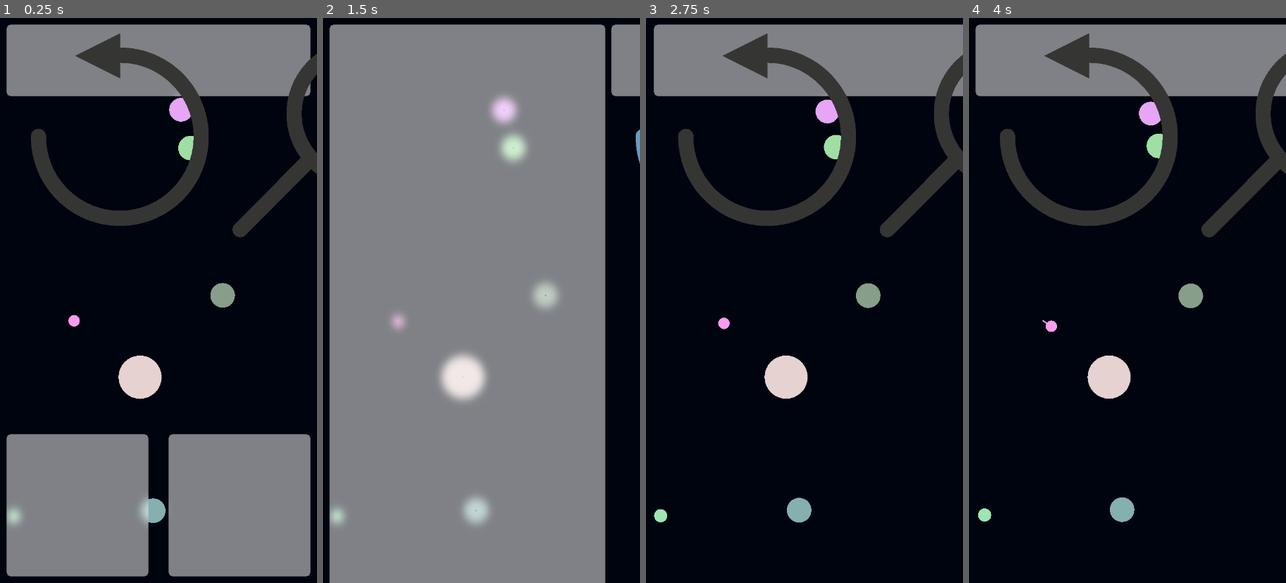
Above: before the commit, frames 1-4 (left to right).
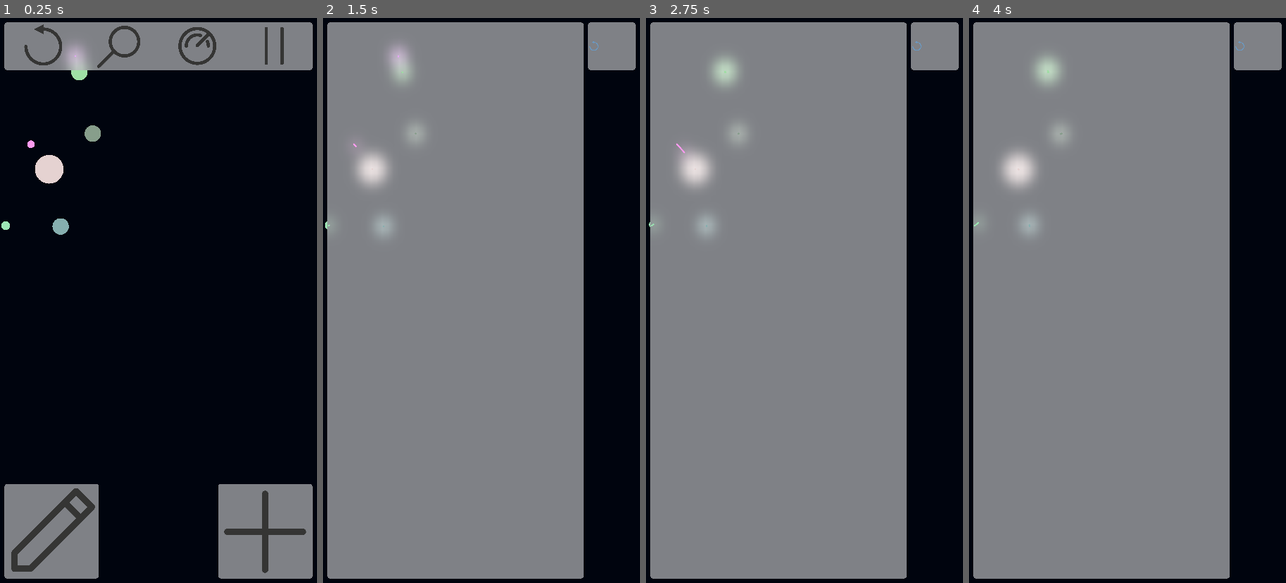
Above: after the commit, the same moments.

Repository: BitTim/Gravisim
Game: Godot game, scene res://Scenes/Main.tscn
Two runs of this game, one before a commit and one after it. Both use one fixed random seed, a clock stepped at 60 frames per second and the inputs below.
Inputs (mouse positions are in pixels of both pictures, inside the frame that each line leads up to; where the layout moved, square brackets give the same spot in the first picture):
- Up to frame 1 (0.25 s): no input
- Up to frame 2 (1.5 s): click (364, 46) [440, 153] at 0.5 s; click (601, 46) at 1.27 s
- Up to frame 3 (2.75 s): click (940, 46) at 2.02 s
- Up to frame 4 (4 s): click (1251, 46) at 2.77 s; click (1263, 46) at 3.52 s

The runs differ from the first frame. In frame 1, 28% of the frame differs, in the area x 0-100%, y 0-100%; in frame 2, 13%; in frame 3, 74%; in frame 4, 74%.

Commit message:
Finally fixed Icon Scaling

Diff:
--- a/REsources/BlurMaterial.tres
+++ b/REsources/BlurMaterial.tres
@@ -10,6 +10,7 @@
 	vec4 b = textureLod(SCREEN_TEXTURE, SCREEN_UV, blur_amount);
 	COLOR = (bgColor * 0.5f) + (b * 0.5f);
 }"
+custom_defines = ""
 
 [resource]
 shader = SubResource( 1 )
--- a/Scenes/GUI.tscn
+++ b/Scenes/GUI.tscn
@@ -11,6 +11,10 @@
 [ext_resource path="res://Icons/pSpeed.png" type="Texture" id=9]
 [ext_resource path="res://Icons/nSpeed.png" type="Texture" id=10]
 [ext_resource path="res://Scripts/GUI.gd" type="Script" id=11]
+[ext_resource path="res://Icons/pAdd.png" type="Texture" id=12]
+[ext_resource path="res://Icons/nEdit.png" type="Texture" id=13]
+[ext_resource path="res://Icons/nAdd.png" type="Texture" id=14]
+[ext_resource path="res://Icons/pEdit.png" type="Texture" id=15]
 
 [sub_resource type="Animation" id=1]
 resource_name = "menuClose"
@@ -21,10 +25,10 @@
 tracks/0/imported = false
 tracks/0/enabled = true
 tracks/0/keys = {
-"times": PoolRealArray( 0, 1 ),
-"transitions": PoolRealArray( 0.2, 1 ),
-"update": 0,
-"values": [ Vector2( 16, 16 ), Vector2( -640, 16 ) ]
+"times": PoolRealArray( 0, 0.7, 1 ),
+"transitions": PoolRealArray( 0.2, 1, 1 ),
+"update": 0,
+"values": [ Vector2( 16, 16 ), Vector2( -888, 16 ), Vector2( -888, 16 ) ]
 }
 tracks/1/type = "value"
 tracks/1/path = NodePath("TopBar:rect_size")
@@ -33,10 +37,10 @@
 tracks/1/imported = false
 tracks/1/enabled = true
 tracks/1/keys = {
-"times": PoolRealArray( 0, 1 ),
-"transitions": PoolRealArray( 0.2, 1 ),
-"update": 0,
-"values": [ Vector2( 408, 160 ), Vector2( 1048, 160 ) ]
+"times": PoolRealArray( 0, 0.7, 1 ),
+"transitions": PoolRealArray( 0.2, 1, 1 ),
+"update": 0,
+"values": [ Vector2( 408, 160 ), Vector2( 1048, 160 ), Vector2( 1048, 160 ) ]
 }
 tracks/2/type = "value"
 tracks/2/path = NodePath("TopBar:rect_position")
@@ -45,10 +49,10 @@
 tracks/2/imported = false
 tracks/2/enabled = true
 tracks/2/keys = {
-"times": PoolRealArray( 0, 1 ),
-"transitions": PoolRealArray( 0.2, 1 ),
-"update": 0,
-"values": [ Vector2( 656, 16 ), Vector2( 16, 16 ) ]
+"times": PoolRealArray( 0, 0.7, 1 ),
+"transitions": PoolRealArray( 0.2, 1, 1 ),
+"update": 0,
+"values": [ Vector2( 656, 16 ), Vector2( 16, 16 ), Vector2( 16, 16 ) ]
 }
 tracks/3/type = "value"
 tracks/3/path = NodePath("EditButton:rect_position")
@@ -57,10 +61,10 @@
 tracks/3/imported = false
 tracks/3/enabled = true
 tracks/3/keys = {
-"times": PoolRealArray( 0, 1 ),
-"transitions": PoolRealArray( 0.2, 1 ),
-"update": 0,
-"values": [ Vector2( 656, 1584 ), Vector2( 16, 1584 ) ]
+"times": PoolRealArray( 0, 0.4, 1 ),
+"transitions": PoolRealArray( 0.2, 0.2, 1 ),
+"update": 0,
+"values": [ Vector2( 16, 1936 ), Vector2( 16, 1936 ), Vector2( 16, 1584 ) ]
 }
 tracks/4/type = "value"
 tracks/4/path = NodePath("AddButton:rect_position")
@@ -69,13 +73,13 @@
 tracks/4/imported = false
 tracks/4/enabled = true
 tracks/4/keys = {
-"times": PoolRealArray( 0, 1 ),
-"transitions": PoolRealArray( 0.2, 1 ),
-"update": 0,
-"values": [ Vector2( 868, 1584 ), Vector2( 744, 1584 ) ]
+"times": PoolRealArray( 0, 0.3, 1 ),
+"transitions": PoolRealArray( 0.2, 0.2, 1 ),
+"update": 0,
+"values": [ Vector2( 744, 1936 ), Vector2( 744, 1936 ), Vector2( 744, 1584 ) ]
 }
 tracks/5/type = "value"
-tracks/5/path = NodePath("EditButton:rect_size")
+tracks/5/path = NodePath("TopBar/Container/Zoom:self_modulate")
 tracks/5/interp = 1
 tracks/5/loop_wrap = true
 tracks/5/imported = false
@@ -84,10 +88,10 @@
 "times": PoolRealArray( 0, 1 ),
 "transitions": PoolRealArray( 0.2, 1 ),
 "update": 0,
-"values": [ Vector2( 196, 320 ), Vector2( 320, 320 ) ]
+"values": [ Color( 1, 1, 1, 0 ), Color( 1, 1, 1, 1 ) ]
 }
 tracks/6/type = "value"
-tracks/6/path = NodePath("AddButton:rect_size")
+tracks/6/path = NodePath("TopBar/Container/Speed:self_modulate")
 tracks/6/interp = 1
 tracks/6/loop_wrap = true
 tracks/6/imported = false
@@ -96,7 +100,19 @@
 "times": PoolRealArray( 0, 1 ),
 "transitions": PoolRealArray( 0.2, 1 ),
 "update": 0,
-"values": [ Vector2( 196, 320 ), Vector2( 320, 320 ) ]
+"values": [ Color( 1, 1, 1, 0 ), Color( 1, 1, 1, 1 ) ]
+}
+tracks/7/type = "value"
+tracks/7/path = NodePath("TopBar/Container/Pause:self_modulate")
+tracks/7/interp = 1
+tracks/7/loop_wrap = true
+tracks/7/imported = false
+tracks/7/enabled = true
+tracks/7/keys = {
+"times": PoolRealArray( 0, 1 ),
+"transitions": PoolRealArray( 0.2, 1 ),
+"update": 0,
+"values": [ Color( 1, 1, 1, 0 ), Color( 1, 1, 1, 1 ) ]
 }
 
 [sub_resource type="Animation" id=2]
@@ -108,10 +124,10 @@
 tracks/0/imported = false
 tracks/0/enabled = true
 tracks/0/keys = {
-"times": PoolRealArray( 0, 1 ),
-"transitions": PoolRealArray( 0.2, 1 ),
-"update": 0,
-"values": [ Vector2( -640, 16 ), Vector2( 16, 16 ) ]
+"times": PoolRealArray( 0, 0.3, 1 ),
+"transitions": PoolRealArray( 0.2, 0.2, 1 ),
+"update": 0,
+"values": [ Vector2( -888, 16 ), Vector2( -888, 16 ), Vector2( 16, 16 ) ]
 }
 tracks/1/type = "value"
 tracks/1/path = NodePath("TopBar:rect_size")
@@ -120,10 +136,10 @@
 tracks/1/imported = false
 tracks/1/enabled = true
 tracks/1/keys = {
-"times": PoolRealArray( 0, 1 ),
-"transitions": PoolRealArray( 0.2, 1 ),
-"update": 0,
-"values": [ Vector2( 1048, 160 ), Vector2( 408, 160 ) ]
+"times": PoolRealArray( 0, 0.3, 1 ),
+"transitions": PoolRealArray( 0.2, 0.2, 1 ),
+"update": 0,
+"values": [ Vector2( 1048, 160 ), Vector2( 1048, 160 ), Vector2( 160, 160 ) ]
 }
 tracks/2/type = "value"
 tracks/2/path = NodePath("TopBar:rect_position")
@@ -132,10 +148,10 @@
 tracks/2/imported = false
 tracks/2/enabled = true
 tracks/2/keys = {
-"times": PoolRealArray( 0, 1 ),
-"transitions": PoolRealArray( 0.2, 1 ),
-"update": 0,
-"values": [ Vector2( 16, 16 ), Vector2( 656, 16 ) ]
+"times": PoolRealArray( 0, 0.3, 1 ),
+"transitions": PoolRealArray( 0.2, 0.2, 1 ),
+"update": 0,
+"values": [ Vector2( 16, 16 ), Vector2( 16, 16 ), Vector2( 904, 16 ) ]
 }
 tracks/3/type = "value"
 tracks/3/path = NodePath("EditButton:rect_position")
@@ -147,7 +163,7 @@
 "times": PoolRealArray( 0, 1 ),
 "transitions": PoolRealArray( 0.2, 1 ),
 "update": 0,
-"values": [ Vector2( 16, 1584 ), Vector2( 656, 1584 ) ]
+"values": [ Vector2( 16, 1584 ), Vector2( 16, 1936 ) ]
 }
 tracks/4/type = "value"
 tracks/4/path = NodePath("AddButton:rect_position")
@@ -156,13 +172,13 @@
 tracks/4/imported = false
 tracks/4/enabled = true
 tracks/4/keys = {
-"times": PoolRealArray( 0, 1 ),
-"transitions": PoolRealArray( 0.2, 1 ),
-"update": 0,
-"values": [ Vector2( 744, 1584 ), Vector2( 868, 1584 ) ]
+"times": PoolRealArray( 0.1, 1 ),
+"transitions": PoolRealArray( 0.2, 1 ),
+"update": 0,
+"values": [ Vector2( 744, 1584 ), Vector2( 744, 1936 ) ]
 }
 tracks/5/type = "value"
-tracks/5/path = NodePath("EditButton:rect_size")
+tracks/5/path = NodePath("TopBar/Container/Zoom:self_modulate")
 tracks/5/interp = 1
 tracks/5/loop_wrap = true
 tracks/5/imported = false
@@ -171,10 +187,10 @@
 "times": PoolRealArray( 0, 1 ),
 "transitions": PoolRealArray( 0.2, 1 ),
 "update": 0,
-"values": [ Vector2( 320, 320 ), Vector2( 196, 320 ) ]
+"values": [ Color( 1, 1, 1, 1 ), Color( 1, 1, 1, 0 ) ]
 }
 tracks/6/type = "value"
-tracks/6/path = NodePath("AddButton:rect_size")
+tracks/6/path = NodePath("TopBar/Container/Speed:self_modulate")
 tracks/6/interp = 1
 tracks/6/loop_wrap = true
 tracks/6/imported = false
@@ -183,7 +199,19 @@
 "times": PoolRealArray( 0, 1 ),
 "transitions": PoolRealArray( 0.2, 1 ),
 "update": 0,
-"values": [ Vector2( 320, 320 ), Vector2( 196, 320 ) ]
+"values": [ Color( 1, 1, 1, 1 ), Color( 1, 1, 1, 0 ) ]
+}
+tracks/7/type = "value"
+tracks/7/path = NodePath("TopBar/Container/Pause:self_modulate")
+tracks/7/interp = 1
+tracks/7/loop_wrap = true
+tracks/7/imported = false
+tracks/7/enabled = true
+tracks/7/keys = {
+"times": PoolRealArray( 0, 1 ),
+"transitions": PoolRealArray( 0.2, 1 ),
+"update": 0,
+"values": [ Color( 1, 1, 1, 1 ), Color( 1, 1, 1, 0 ) ]
 }
 
 [node name="GUI" type="Control"]
@@ -209,47 +237,53 @@
 
 [node name="Container" type="HBoxContainer" parent="TopBar"]
 anchor_right = 1.0
-anchor_bottom = 1.0
-margin_right = 948.0
-margin_bottom = 420.0
-__meta__ = {
-"_edit_use_anchors_": false
-}
-
-[node name="Reset" type="TextureButton" parent="TopBar/Container"]
-margin_right = 500.0
-margin_bottom = 580.0
+margin_bottom = 160.0
+__meta__ = {
+"_edit_use_anchors_": false
+}
+
+[node name="Menu" type="TextureButton" parent="TopBar/Container"]
+margin_right = 259.0
+margin_bottom = 160.0
 size_flags_horizontal = 3
 toggle_mode = true
 texture_normal = ExtResource( 4 )
 texture_pressed = ExtResource( 8 )
+expand = true
+stretch_mode = 5
 
 [node name="Zoom" type="TextureButton" parent="TopBar/Container"]
-margin_left = 504.0
-margin_right = 1004.0
-margin_bottom = 580.0
+margin_left = 263.0
+margin_right = 522.0
+margin_bottom = 160.0
 size_flags_horizontal = 3
 toggle_mode = true
 texture_normal = ExtResource( 3 )
 texture_pressed = ExtResource( 6 )
+expand = true
+stretch_mode = 5
 
 [node name="Speed" type="TextureButton" parent="TopBar/Container"]
-margin_left = 1008.0
-margin_right = 1508.0
-margin_bottom = 580.0
+margin_left = 526.0
+margin_right = 785.0
+margin_bottom = 160.0
 size_flags_horizontal = 3
 toggle_mode = true
 texture_normal = ExtResource( 10 )
 texture_pressed = ExtResource( 9 )
+expand = true
+stretch_mode = 5
 
 [node name="Pause" type="TextureButton" parent="TopBar/Container"]
-margin_left = 1512.0
-margin_right = 2012.0
-margin_bottom = 580.0
+margin_left = 789.0
+margin_right = 1048.0
+margin_bottom = 160.0
 size_flags_horizontal = 3
 toggle_mode = true
 texture_normal = ExtResource( 5 )
 texture_pressed = ExtResource( 7 )
+expand = true
+stretch_mode = 5
 
 [node name="EditButton" type="Panel" parent="."]
 material = ExtResource( 2 )
@@ -264,6 +298,14 @@
 "_edit_use_anchors_": false
 }
 
+[node name="Edit" type="TextureButton" parent="EditButton"]
+anchor_right = 1.0
+anchor_bottom = 1.0
+texture_normal = ExtResource( 13 )
+texture_pressed = ExtResource( 15 )
+expand = true
+stretch_mode = 5
+
 [node name="AddButton" type="Panel" parent="."]
 material = ExtResource( 2 )
 anchor_left = 1.0
@@ -272,9 +314,20 @@
 anchor_bottom = 1.0
 margin_left = -336.0
 margin_top = -336.0
-margin_right = -16.0
-margin_bottom = -15.9999
+margin_right = -15.9998
+margin_bottom = -15.9998
 rect_min_size = Vector2( 0, 320 )
+__meta__ = {
+"_edit_use_anchors_": false
+}
+
+[node name="Add" type="TextureButton" parent="AddButton"]
+anchor_right = 1.0
+anchor_bottom = 1.0
+texture_normal = ExtResource( 14 )
+texture_pressed = ExtResource( 12 )
+expand = true
+stretch_mode = 5
 __meta__ = {
 "_edit_use_anchors_": false
 }
@@ -282,9 +335,9 @@
 [node name="Menu" type="Panel" parent="."]
 material = ExtResource( 2 )
 anchor_bottom = 1.0
-margin_left = -640.0
+margin_left = -888.0
 margin_top = 16.0
-margin_right = -16.0
+margin_right = -16.0001
 margin_bottom = -15.9999
 rect_min_size = Vector2( 0, 1888 )
 __meta__ = {
--- a/Scripts/GUI.gd
+++ b/Scripts/GUI.gd
@@ -1,7 +1,9 @@
 extends Control
 
+onready var res = get_viewport().size
+
 func _ready():
-	$TopBar/Container/Reset.connect("toggled", self, "onMenuToggled")
+	$TopBar/Container/Menu.connect("toggled", self, "onMenuToggled")
 
 func onMenuToggled(state):
 	if state:
--- a/project.godot
+++ b/project.godot
@@ -24,11 +24,13 @@
 window/size/width=1080
 window/size/height=1920
 window/size/resizable=false
-window/size/test_width=720
-window/size/test_height=1280
+window/size/test_width=360
+window/size/test_height=640
 window/energy_saving/keep_screen_on=false
 window/handheld/orientation="portrait"
 window/ios/hide_home_indicator=false
+window/stretch/mode="2d"
+window/stretch/aspect="keep"
 
 [rendering]
 
Not shown: 1 places in Scenes/GUI.tscn that only renumber resources
